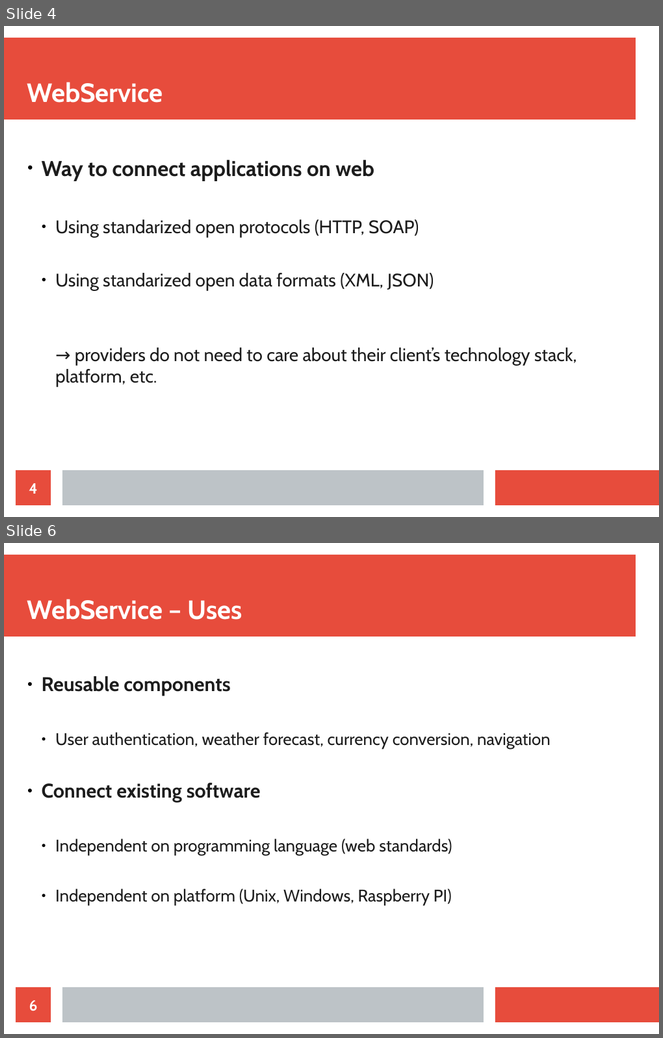
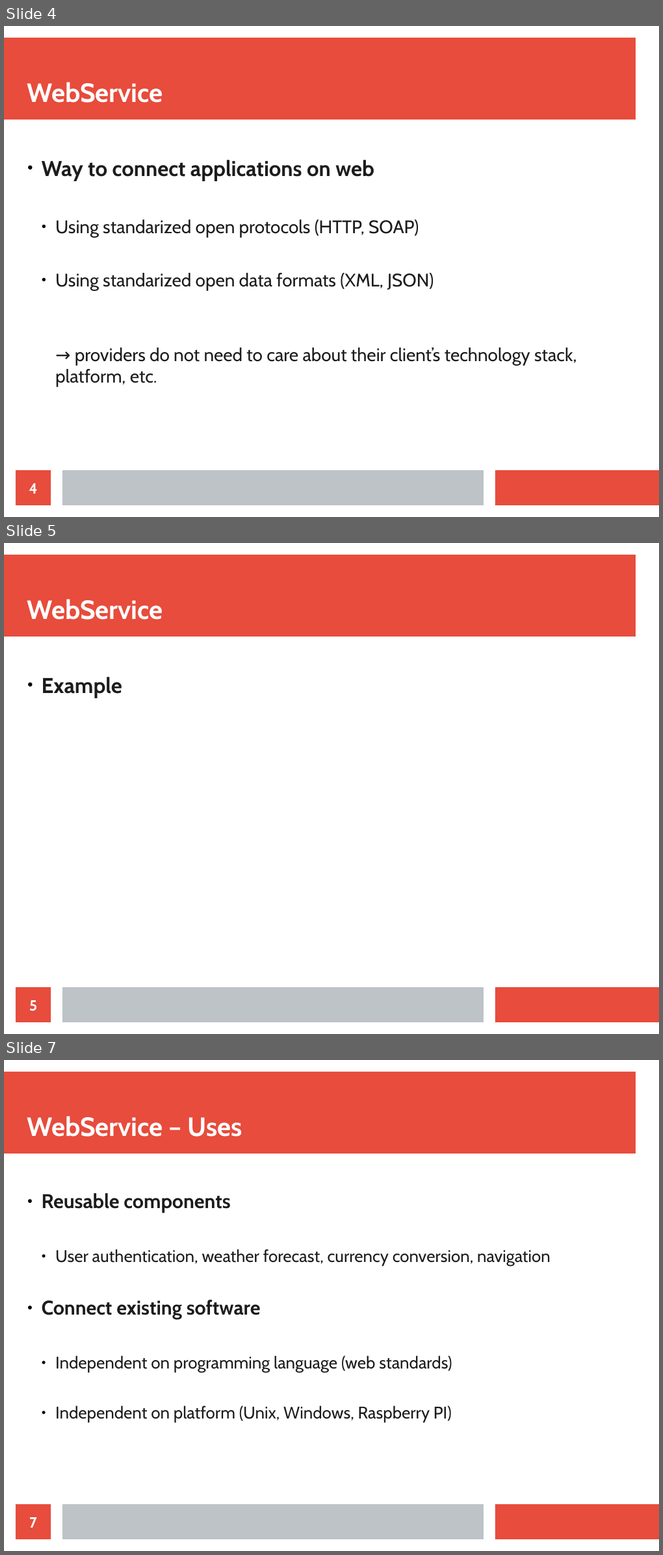
Before and after one commit to maxotta/pia-labs, a slide deck: lectures/ws_wsockets/ws_wsockets.odp. Shown one above the other, each under a label of ours: slides 4 and 6 before the commit, slides 4, 5 and 7 after it; the slides between them are not shown. The pictures are 663x1038 and 663x1555 pixels, drawn with LibreOffice and Linux fonts; fonts in the diff are those of the drawing. Boxes give left, top, right and bottom in pixels: in the first picture for what was removed or moved away, otherwise in the second. Text is boxed around its words. In the diff, an @@ line names an element or a change of style, - is before the commit and + after.

```diff
--- a/lectures/ws_wsockets/ws_wsockets.odp
+++ b/lectures/ws_wsockets/ws_wsockets.odp
@@ slide 5 added at [4,543,659,1034], background #FFFFFF; not listed: 3 template elements that a slide beside it also shows @@
@@ title added at [27,599,163,620], 32 pt, text #FFFFFF, bold @@
+WebService
@@ text added at [42,677,122,698], 26 pt, text #1C1C1C, bold @@
+● Example
@@ page number added at [16,988,51,1023], fill #E74C3C, 18 pt, text #FFFFFF, bold @@
+5
@@ what was slide 6 is now slide 7 @@
@@ page number at [29,1518,37,1528]: text changed @@
-6
+7
```
Also in this commit, not shown: 5 slides changed, 11 other slides added.
